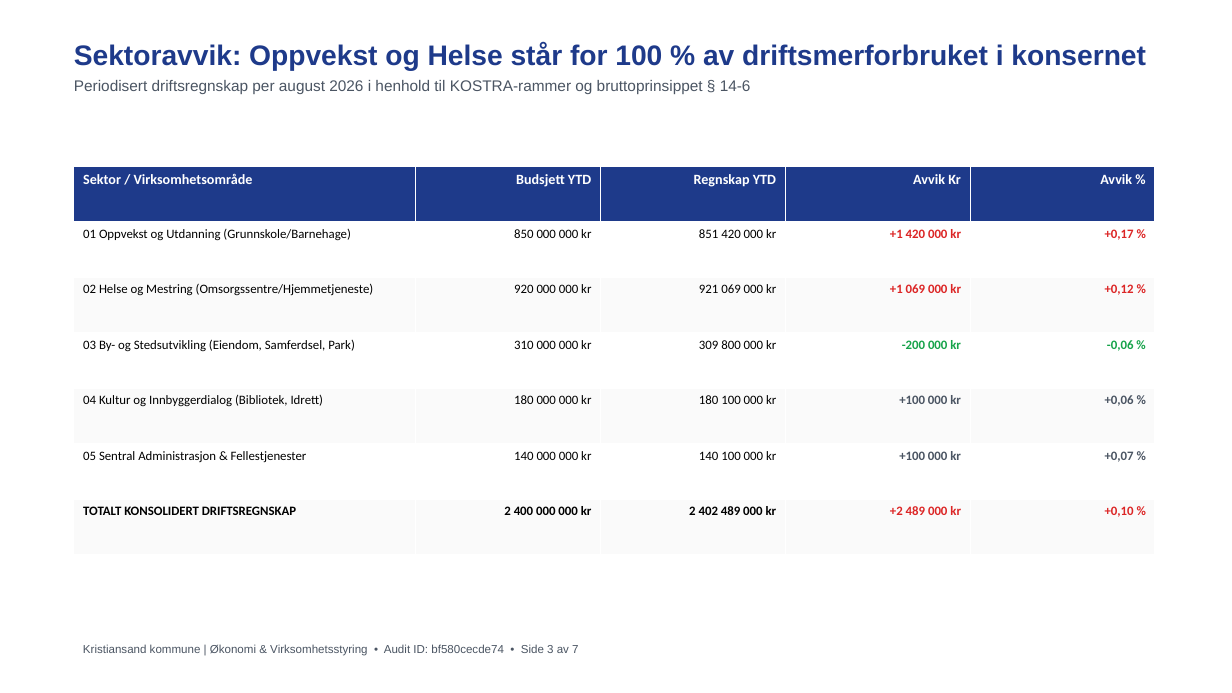
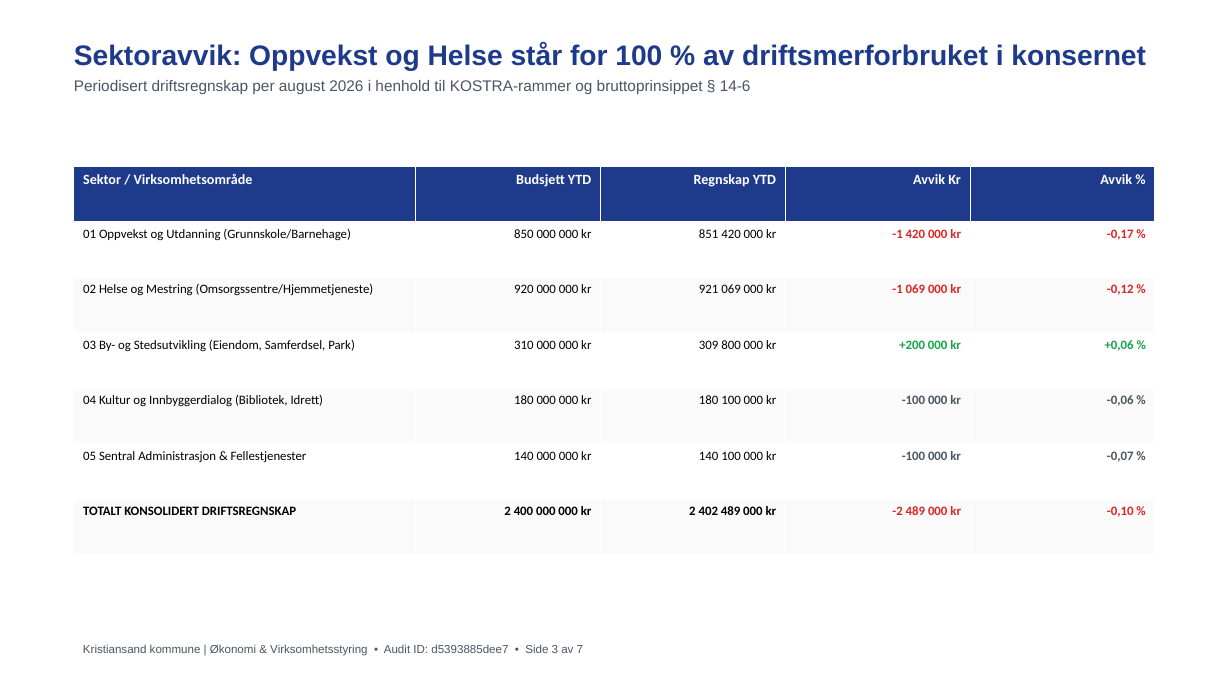
Before and after one commit to Frank-Ellingsen/AI_KOM, a slide deck: slide 3 of powerpoint/Presentasjon_Kommunedirektoren_Konsernstyring_2026.pptx. Drawn at 1232x693 pixels with LibreOffice and Linux fonts; fonts in the diff are those of the drawing. Boxes give left, top, right and bottom in pixels: in the first picture for what was removed or moved away, otherwise in the second. Text is boxed around its words. In the diff, an @@ line names an element or a change of style, - is before the commit and + after.

```diff
--- a/powerpoint/Presentasjon_Kommunedirektoren_Konsernstyring_2026.pptx
+++ b/powerpoint/Presentasjon_Kommunedirektoren_Konsernstyring_2026.pptx
@@ table at [74,166,1155,555] @@
-row 2, column 4: +1 420 000 kr
+row 2, column 4: -1 420 000 kr
-row 2, column 5: +0,17 %
+row 2, column 5: -0,17 %
-row 3, column 4: +1 069 000 kr
+row 3, column 4: -1 069 000 kr
-row 3, column 5: +0,12 %
+row 3, column 5: -0,12 %
-row 4, column 4: -200 000 kr
+row 4, column 4: +200 000 kr
-row 4, column 5: -0,06 %
+row 4, column 5: +0,06 %
-row 5, column 4: +100 000 kr
+row 5, column 4: -100 000 kr
-row 5, column 5: +0,06 %
+row 5, column 5: -0,06 %
-row 6, column 4: +100 000 kr
+row 6, column 4: -100 000 kr
-row 6, column 5: +0,07 %
+row 6, column 5: -0,07 %
-row 7, column 4: +2 489 000 kr
+row 7, column 4: -2 489 000 kr
-row 7, column 5: +0,10 %
+row 7, column 5: -0,10 %
@@ text at [83,644,583,656]: text changed @@
-Kristiansand kommune | Økonomi & Virksomhetsstyring • Audit ID: bf580cecde74 • Side 3 av 7
+Kristiansand kommune | Økonomi & Virksomhetsstyring • Audit ID: d5393885dee7 • Side 3 av 7
```
Also in this commit, not shown: 6 other slides changed, 12 other files.
